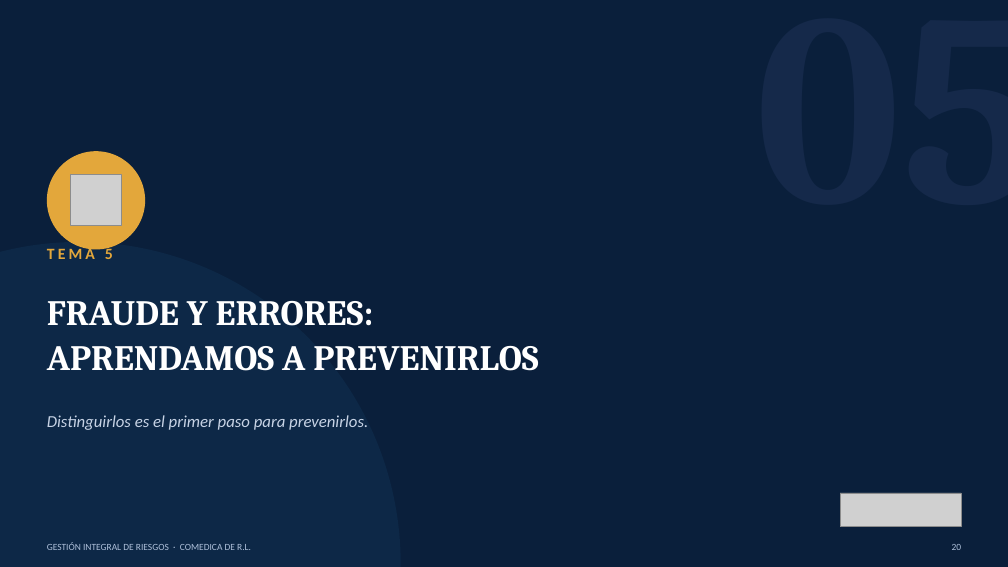
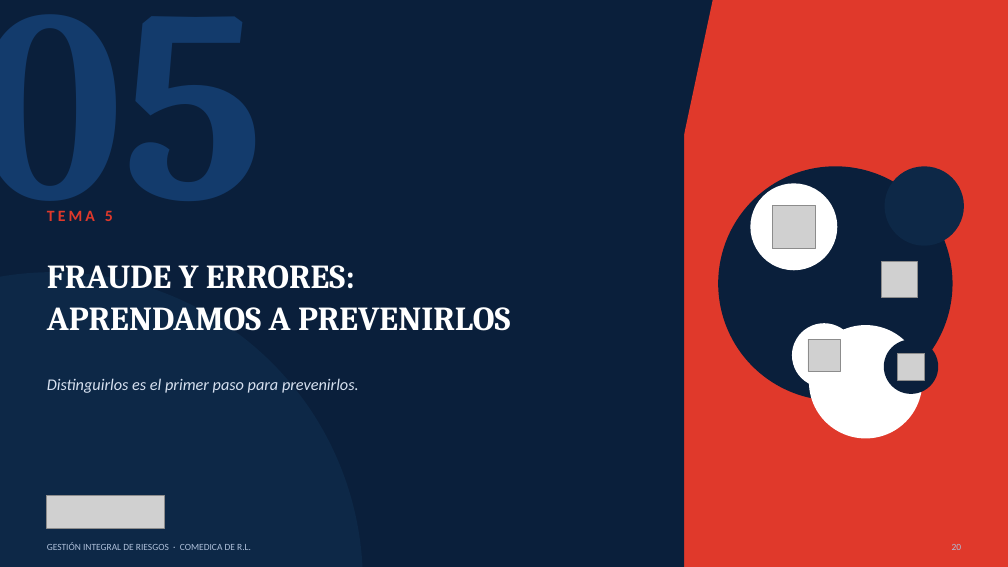
Before and after one commit to menjivar201280/riesgo, a slide deck: slide 20 of capacitacion-riesgos-2025/CAPACITACION_RIESGOS_2025.pptx. Drawn at 1008x567 pixels with LibreOffice and Linux fonts; fonts in the diff are those of the drawing; grey boxes stand for pictures. Boxes give left, top, right and bottom in pixels: in the first picture for what was removed or moved away, otherwise in the second. Text is boxed around its words. In the diff, an @@ line names an element or a change of style, - is before the commit and + after.

```diff
--- a/capacitacion-riesgos-2025/CAPACITACION_RIESGOS_2025.pptx
+++ b/capacitacion-riesgos-2025/CAPACITACION_RIESGOS_2025.pptx
@@ rectangle added at (0,0,684,567), fill #0A1F3B @@
@@ text added at (0,15,264,221), 260 pt, text #133B6C, bold @@
+05
@@ rectangle added at (596,0,1008,567), fill #E0392B @@
@@ ellipse removed at (47,151,145,250) @@
@@ picture removed at (70,175,122,226) @@
@@ ellipse added at (718,166,953,401), fill #0A1F3B @@
@@ ellipse added at (885,166,964,246), fill #0D2847 @@
@@ text "TEMA 5": place and size @@
-text "TEMA 5" at (47,246,113,259)
+text "TEMA 5" at (47,210,113,221)
@@ text "TEMA 5" at (47,210,113,221): text colour #E3A73B to #E0392B @@
@@ ellipse added at (751,183,838,270), fill #FFFFFF @@
@@ picture added at (772,205,815,248) @@
@@ text "FRAUDE Y ERRORES:": place and size @@
-text "FRAUDE Y ERRORES:" at (47,301,538,371)
+text "FRAUDE Y ERRORES:" at (47,265,511,331)
@@ text "FRAUDE Y ERRORES:" at (47,265,511,331): size 34 to 32 pt @@
@@ ellipse added at (864,244,936,316), fill #0A1F3B @@
@@ picture added at (882,262,917,297) @@
@@ ellipse: place and size @@
-ellipse at (0,242,401,567)
+ellipse at (0,272,363,567)
@@ ellipse added at (792,324,856,388), fill #FFFFFF @@
@@ ellipse added at (809,325,923,439), fill #FFFFFF @@
@@ text "Distinguirlos es el primer paso ...": place and size @@
-text "Distinguirlos es el primer paso ..." at (47,415,368,430)
+text "Distinguirlos es el primer paso ..." at (47,378,359,393)
@@ text "Distinguirlos es el primer paso ..." at (47,378,359,393): size 16 to 15.5 pt, text colour #C7D3E5 to #D7E1F0; line spacing 1.15 to 1.18 @@
@@ picture added at (808,340,840,371) @@
@@ ellipse added at (884,340,938,394), fill #0A1F3B @@
@@ picture added at (898,353,925,380) @@
@@ picture: place and size @@
-picture at (840,493,961,527)
+picture at (47,495,164,529)
```
Also in this commit, not shown: 45 other slides changed.
